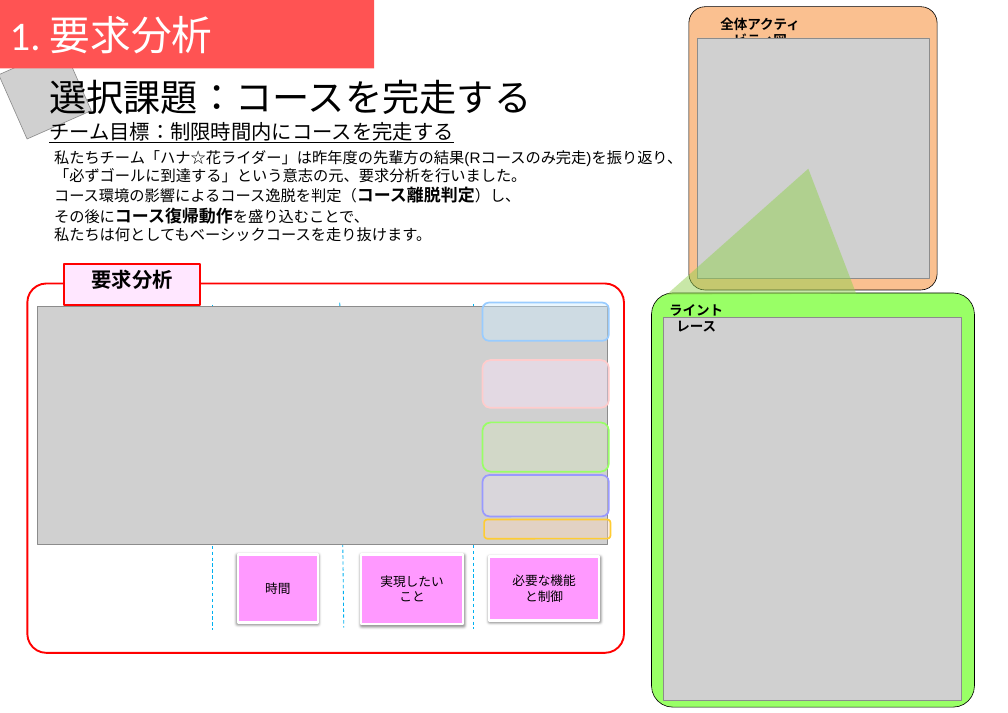
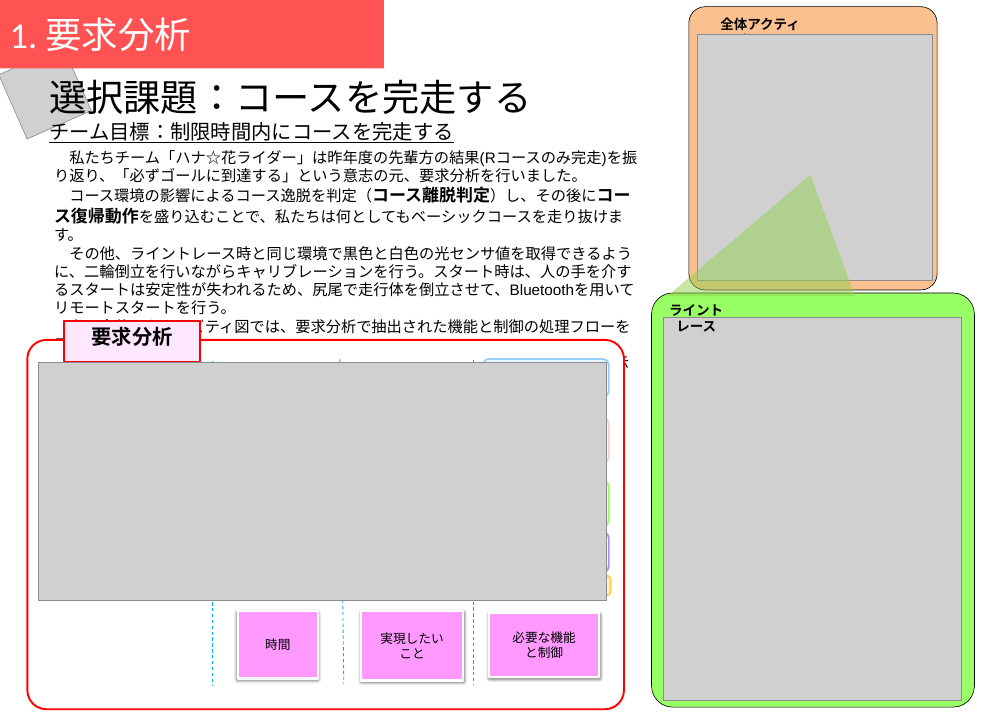
Before and after one commit to Yamacho9/MsBBProject, a slide deck: slide 1 of モデル提出用/モデル_馬場案.pptx. Drawn at 1008x713 pixels with LibreOffice and Linux fonts; fonts in the diff are those of the drawing; grey boxes stand for pictures. Boxes give left, top, right and bottom in pixels: in the first picture for what was removed or moved away, otherwise in the second. Text is boxed around its words. In the diff, an @@ line names an element or a change of style, - is before the commit and + after.

```diff
--- a/モデル提出用/モデル_馬場案.pptx
+++ b/モデル提出用/モデル_馬場案.pptx
@@ rectangle "1. 要求分析" resized from (x1=0, y1=0, x2=374, y2=68) to (x1=0, y1=0, x2=384, y2=68) @@
@@ rectangle "1. 要求分析" at (x1=0, y1=0, x2=384, y2=68): size 48 to 43 pt @@
@@ picture resized from (x1=698, y1=38, x2=929, y2=278) to (x1=698, y1=34, x2=933, y2=281) @@
@@ text at (x1=54, y1=150, x2=637, y2=373): text changed @@
-私たちチーム「ハナ☆花ライダー」は昨年度の先輩方の結果(Rコースのみ完走)を振り返り、
-「必ずゴールに到達する」という意志の元、要求分析を行いました。
-コース環境の影響によるコース逸脱を判定（コース離脱判定）し、
-その後にコース復帰動作を盛り込むことで、
-私たちは何としてもベーシックコースを走り抜けます。
+私たちチーム「ハナ☆花ライダー」は昨年度の先輩方の結果(Rコースのみ完走)を振り返り、「必ずゴールに到達する」という意志の元、要求分析を行いました。
+コース環境の影響によるコース逸脱を判定（コース離脱判定）し、その後にコース復帰動作を盛り込むことで、私たちは何としてもベーシックコースを走り抜けます。
+その他、ライントレース時と同じ環境で黒色と白色の光センサ値を取得できるように、二輪倒立を行いながらキャリブレーションを行う。スタート時は、人の手を介するスタートは安定性が失われるため、尻尾で走行体を倒立させて、Bluetoothを用いてリモートスタートを行う。
+右の全体アクティビティ図では、要求分析で抽出された機能と制御の処理フローを示した。
+右下のアクティビティ図はコースを完走するために必要なライントレースの詳細を示している。
@@ triangle resized from (x1=643, y1=169, x2=857, y2=357) to (x1=645, y1=175, x2=855, y2=357) @@
@@ 6 rounded rectangles, 4 rectangles, 3 lines, 1 picture moved together from (x1=27, y1=264, x2=624, y2=653) to (x1=27, y1=321, x2=624, y2=709) @@
```
Also in this commit, not shown: 4 other slides changed, 2 other files.
